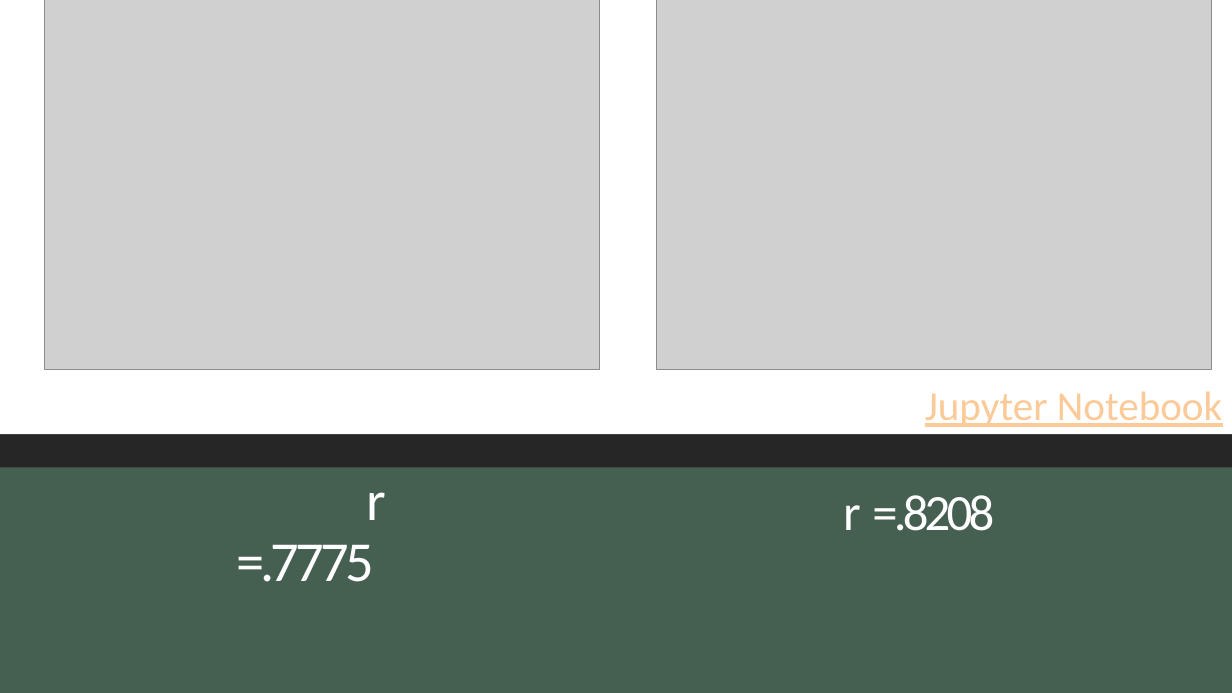
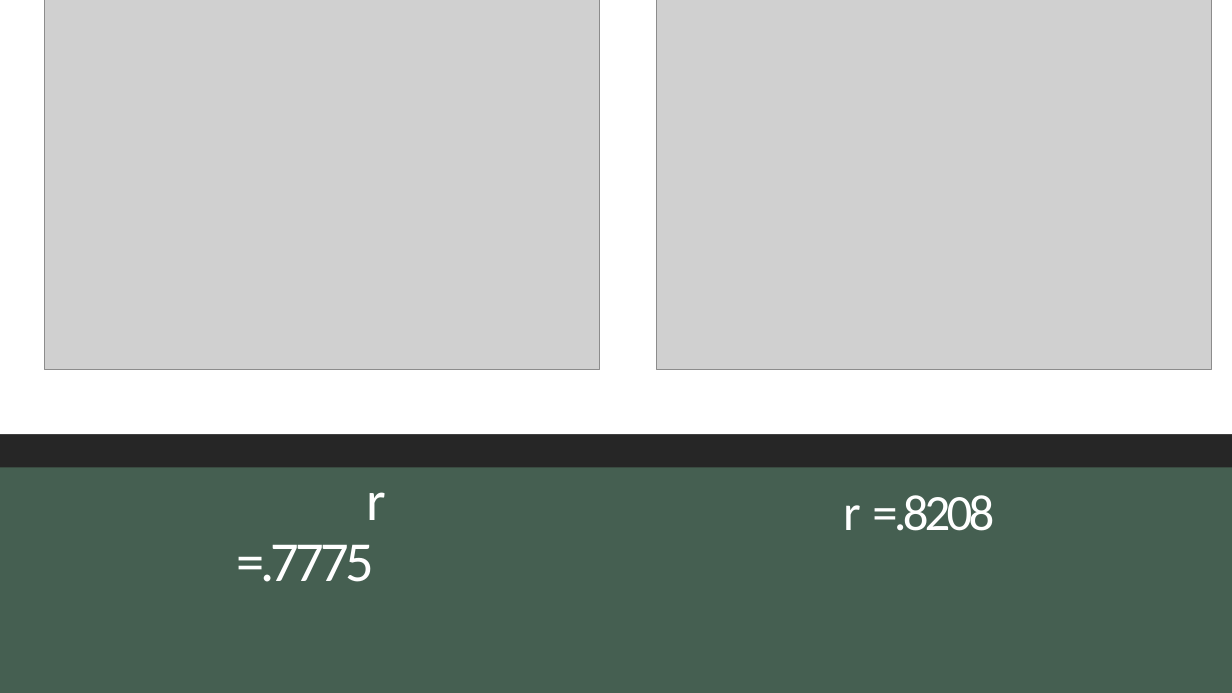
Before and after one commit to ashleighdevito/Cryptocurrency, a slide deck: slide 12 of Presentation/1_cryptocurrency_presentation.pptx. Drawn at 1232x693 pixels with LibreOffice and Linux fonts; fonts in the diff are those of the drawing; grey boxes stand for pictures. Boxes give left, top, right and bottom in pixels: in the first picture for what was removed or moved away, otherwise in the second. Text is boxed around its words. In the diff, an @@ line names an element or a change of style, - is before the commit and + after.

```diff
--- a/Presentation/1_cryptocurrency_presentation.pptx
+++ b/Presentation/1_cryptocurrency_presentation.pptx
@@ text in rectangle at bbox=[925, 391, 1222, 427]: text removed @@
-Jupyter Notebook
```
Also in this commit, not shown: 11 other slides changed, 2 slides added, 3 slides removed, 21 other files.
